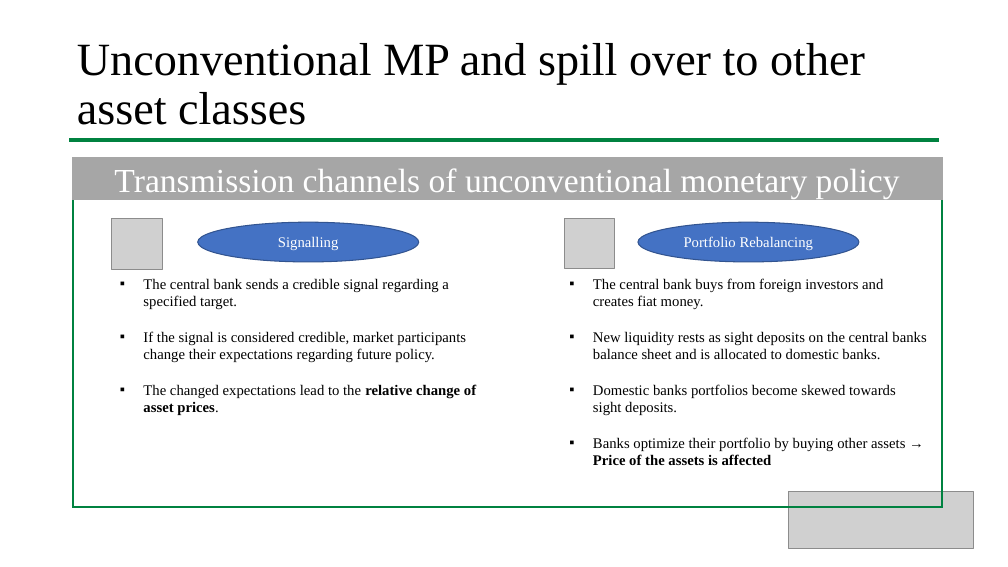
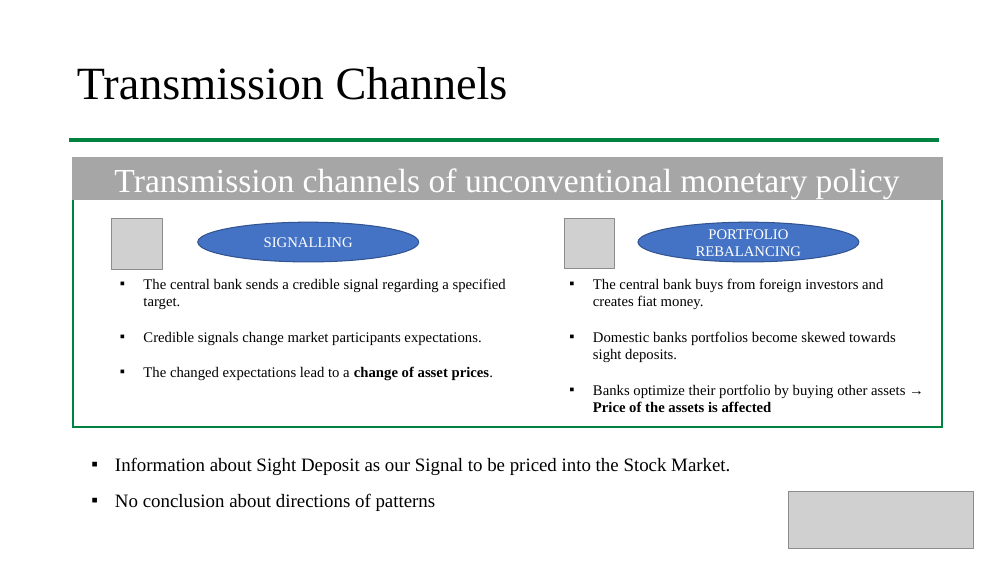
Before and after one commit to larsphilipp/ResSem19, a slide deck: slide 6 of Plots/Presentation_Stauffenegger_Woessner.pptx. Drawn at 1008x567 pixels with LibreOffice and Linux fonts; fonts in the diff are those of the drawing; grey boxes stand for pictures. Boxes give left, top, right and bottom in pixels: in the first picture for what was removed or moved away, otherwise in the second. Text is boxed around its words. In the diff, an @@ line names an element or a change of style, - is before the commit and + after.

```diff
--- a/Plots/Presentation_Stauffenegger_Woessner.pptx
+++ b/Plots/Presentation_Stauffenegger_Woessner.pptx
@@ title at box(77, 67, 508, 100): text changed @@
-Unconventional MP and spill over to other asset classes
+Transmission Channels
@@ rectangle: place and size @@
-rectangle at box(73, 199, 943, 507)
+rectangle at box(73, 199, 943, 427)
@@ text in ellipse at box(264, 237, 353, 247): text changed @@
-Signalling
+SIGNALLING
@@ text in ellipse at box(696, 229, 801, 260): text changed @@
-Portfolio Rebalancing
+PORTFOLIO REBALANCING
@@ text at box(143, 331, 494, 380): text changed @@
-▪ If the signal is considered credible, market participants change their expectations regarding future policy.
-▪ The changed expectations lead to the relative change of asset prices.
+▪ Credible signals change market participants expectations.
+▪ The changed expectations lead to a change of asset prices.
@@ text at box(593, 331, 926, 359): paragraph removed @@
-▪ New liquidity rests as sight deposits on the central banks balance sheet and is allocated to domestic banks.
@@ text added at box(115, 457, 730, 511), 18 pt, text #000000 @@
+▪ Information about Sight Deposit as our Signal to be priced into the Stock Market.
+▪ No conclusion about directions of patterns
```
Also in this commit, not shown: 3 other slides changed.
